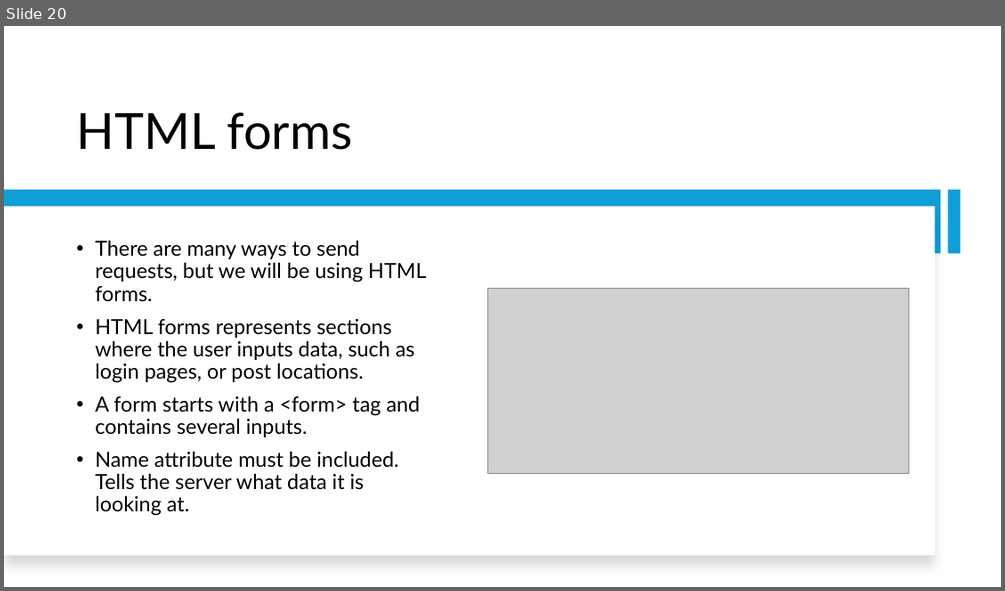
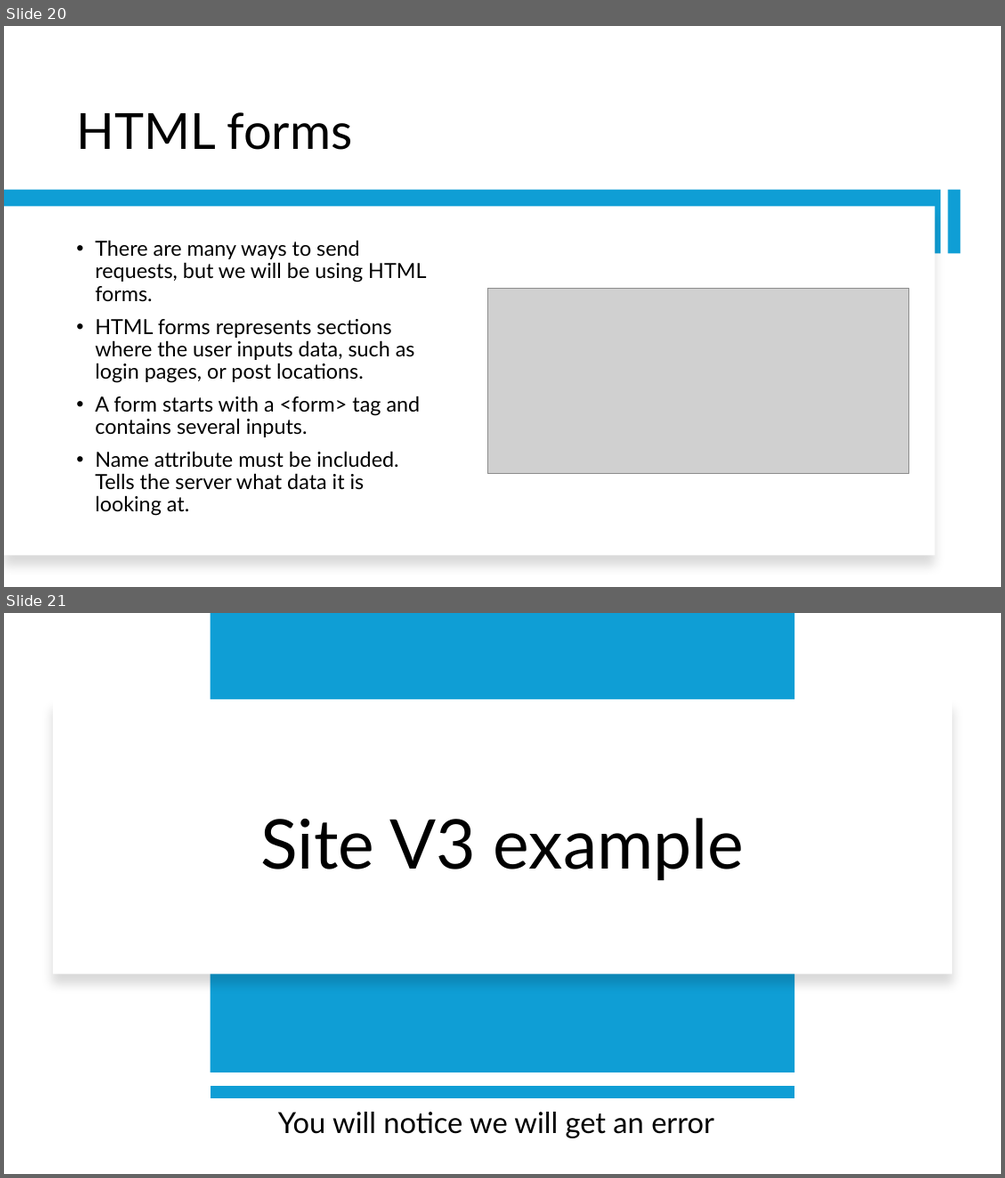
Before and after one commit to KirilBourakov/CS-Square-presentation, a slide deck: Presentation.pptx. Shown one above the other, each under a label of ours: slide 20 before the commit, slides 20 and 21 after it. The pictures are 1005x591 and 1005x1178 pixels, drawn with LibreOffice and Linux fonts; fonts in the diff are those of the drawing; grey boxes stand for pictures. Boxes give left, top, right and bottom in pixels: in the first picture for what was removed or moved away, otherwise in the second. Text is boxed around its words. In the diff, an @@ line names an element or a change of style, - is before the commit and + after.

```diff
--- a/Presentation.pptx
+++ b/Presentation.pptx
@@ slide 21 added at (4, 613, 1001, 1174), background #FFFFFF @@
@@ rectangle added at (210, 613, 795, 1072), fill #0F9ED5 @@
@@ rectangle added at (53, 699, 952, 973), fill #FFFFFF @@
@@ title added at (260, 818, 744, 881), 66 pt, text #000000 @@
+Site V3 example
@@ line added from (794, 1093) to (210, 1093), #0F9ED5 12 pt @@
@@ subtitle added at (278, 1111, 714, 1138), 28 pt, text #000000 @@
+You will notice we will get an error
```
Also in this commit, not shown: 3 other slides added, 1 other file.
